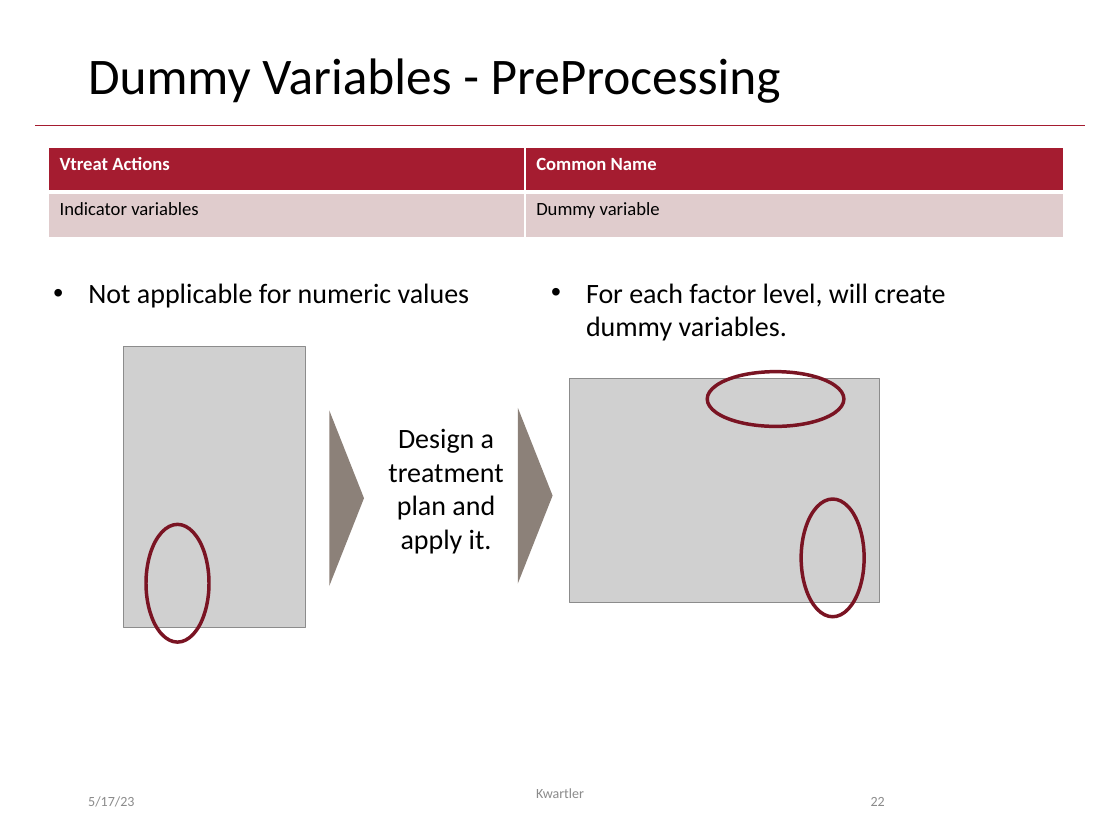
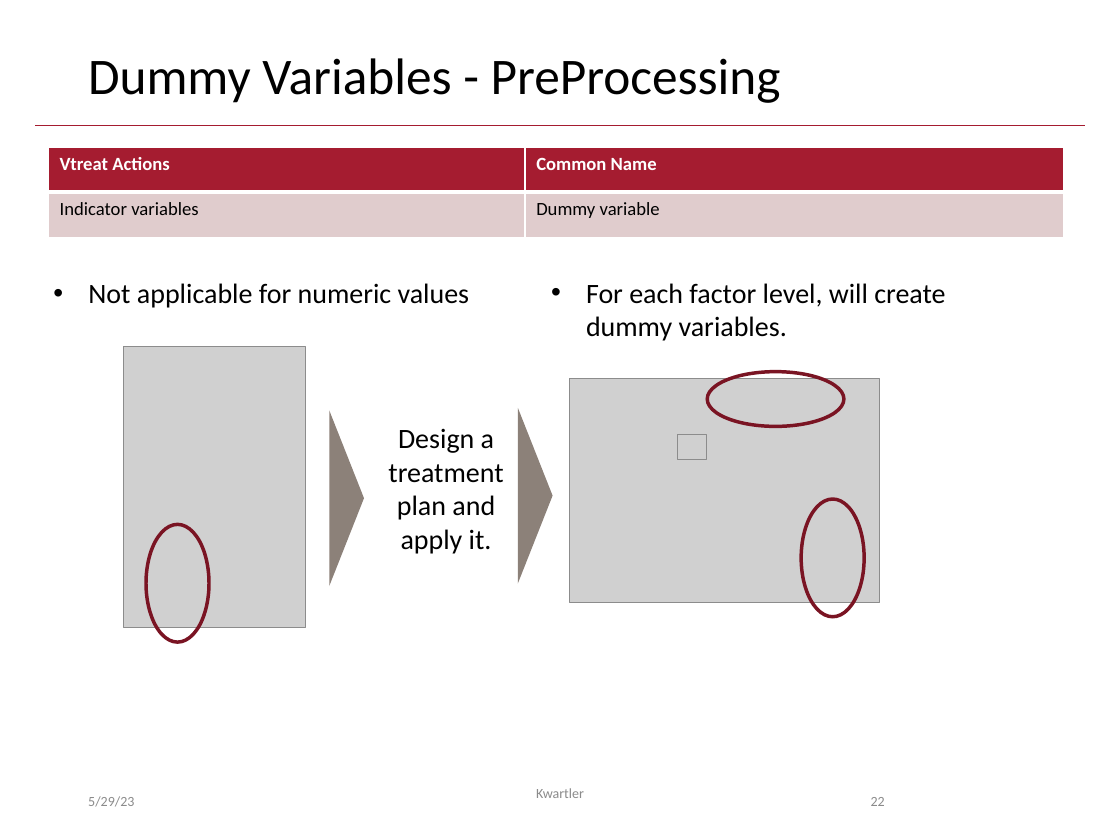
Before and after one commit to kwartler/Hult_Intro2R, a slide deck: slide 22 of lessons/E_DataPrep_Rpart_RF/A_Workflow_Preprocessing.pptx. Drawn at 1120x840 pixels with LibreOffice and Linux fonts; fonts in the diff are those of the drawing; grey boxes stand for pictures. Boxes give left, top, right and bottom in pixels: in the first picture for what was removed or moved away, otherwise in the second. Text is boxed around its words. In the diff, an @@ line names an element or a change of style, - is before the commit and + after.

```diff
--- a/lessons/E_DataPrep_Rpart_RF/A_Workflow_Preprocessing.pptx
+++ b/lessons/E_DataPrep_Rpart_RF/A_Workflow_Preprocessing.pptx
@@ picture added at (678, 435, 707, 460) @@
@@ text at (88, 796, 134, 807): text changed @@
-5/17/23
+5/29/23
```
Also in this commit, not shown: 30 other slides changed, 2 other files.
